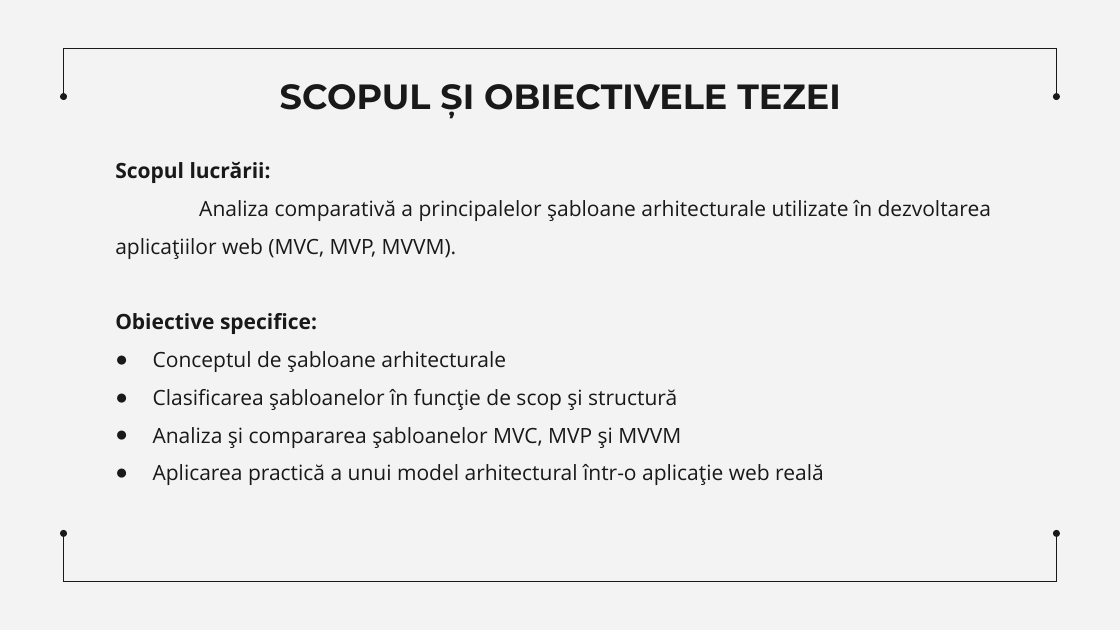
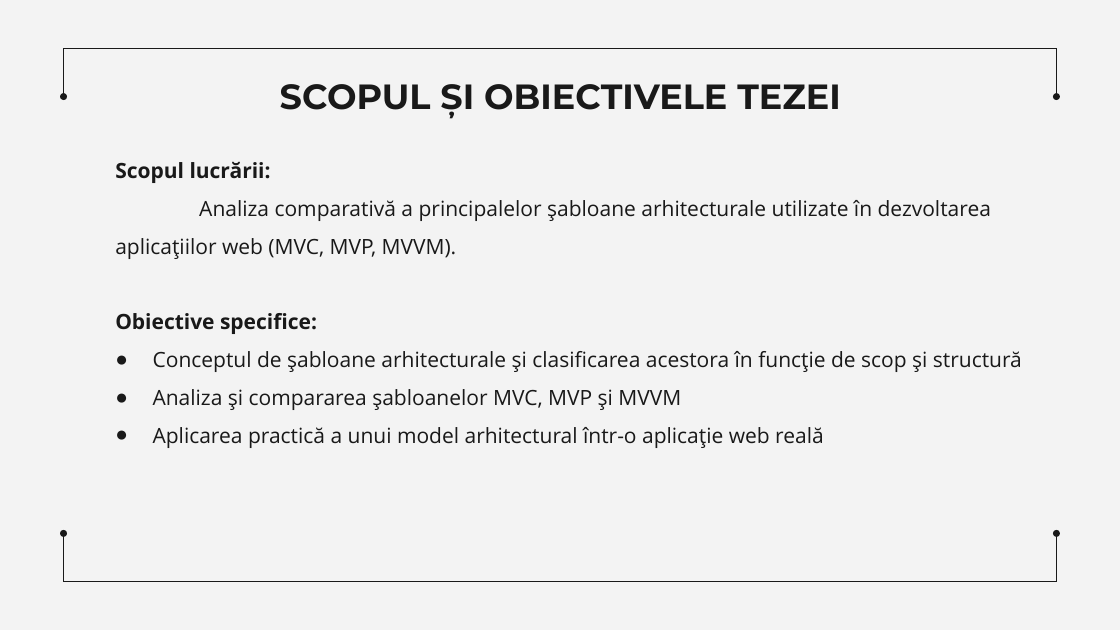
Before and after one commit to DoroganVadim/Teza-de-licenta, a slide deck: slide 3 of Dorogan_Vadim_Teză_de_Licență(prezentare).pptx. Drawn at 1120x630 pixels with LibreOffice and Linux fonts; fonts in the diff are those of the drawing. Boxes give left, top, right and bottom in pixels: in the first picture for what was removed or moved away, otherwise in the second. Text is boxed around its words. In the diff, an @@ line names an element or a change of style, - is before the commit and + after.

```diff
--- a/Dorogan_Vadim_Teză_de_Licență(prezentare).pptx
+++ b/Dorogan_Vadim_Teză_de_Licență(prezentare).pptx
@@ text at <box>153,351,1022,372</box>: text changed @@
-● Conceptul de șabloane arhitecturale
-● Clasificarea șabloanelor în funcție de scop și structură
+● Conceptul de șabloane arhitecturale și clasificarea acestora în funcție de scop și structură
```
Also in this commit, not shown: 10 other slides changed, 1 slide added, 1 slide removed, 30 other files.
